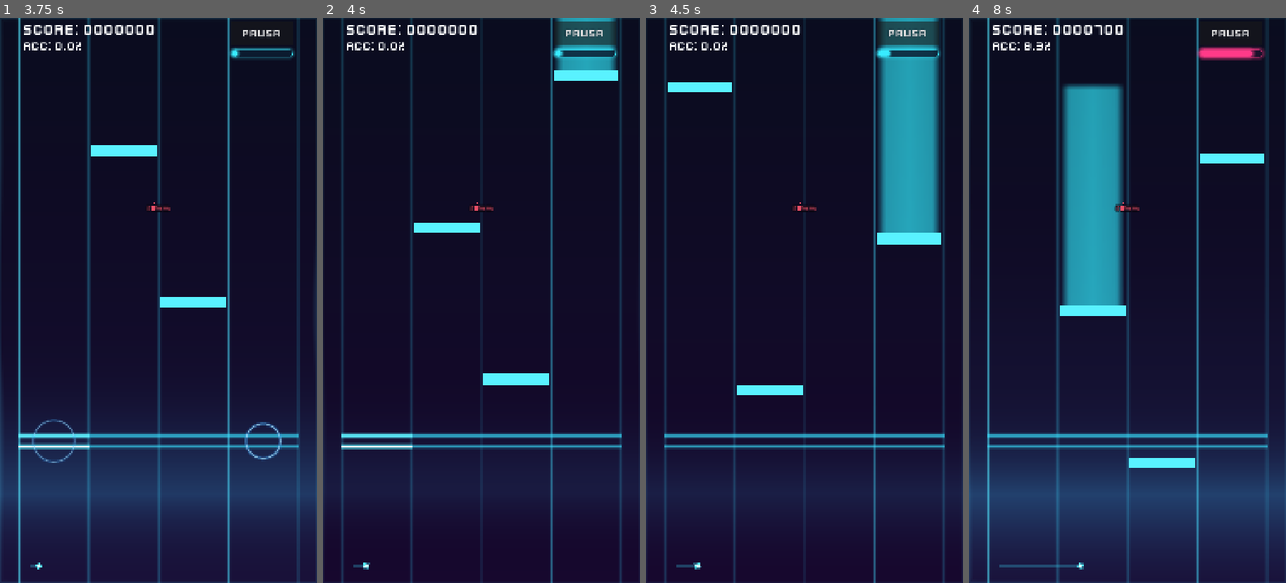
Above: before the commit, frames 1-4 (left to right).
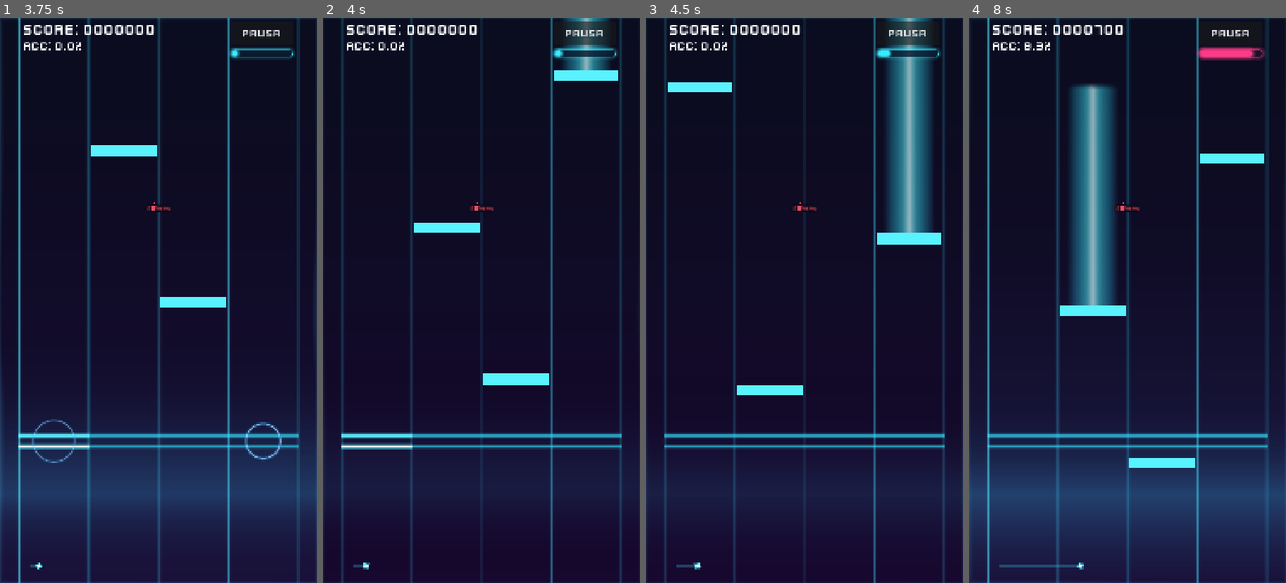
Above: after the commit, the same moments.

Repository: Carrillo524/FeelYourBeats
Game: Godot game, scene res://ui/game_session.tscn
Same seed, same stepped clock (60 frames per second), same inputs: the game is played once before the commit and once after it. This scene is started directly instead of the project's main scene.
Inputs (mouse positions are in pixels of both pictures, inside the frame that each line leads up to):
- Up to frame 1 (3.75 s): click "PAUSA" at 0.5 s; click "REINICIAR" at 1.25 s; tap Enter at 2 s; move the mouse to (228, 272) at 2.02 s; hold D 2.03-2.75 s; tap F at 2.1 s; click (228, 272) at 2.17 s; drag from (95, 328) to (142, 413) at 2.77 s; move the mouse to (190, 176) at 3.52 s; hold D from 3.53 s (still down); tap K at 3.6 s
- Up to frame 2 (4 s): keep holding D
- Up to frame 3 (4.5 s): release D at 4.25 s; drag from (788, 413) to (709, 215) at 4.27 s
- Up to frame 4 (8 s): move the mouse to (1222, 385) at 5.02 s; tap J at 5.1 s; drag from (1032, 215) to (1079, 159) at 5.77 s; move the mouse to (1143, 300) at 6.52 s; tap F at 6.6 s; click (1143, 300) at 6.67 s; drag from (1079, 159) to (1064, 328) at 7.27 s

Frame 1 is identical in both runs. In frame 2, 1.2% of the frame differs, in the area x 73-93%, y 0-10%; in frame 3, 6.7%; in frame 4, 7.6%, in the area x 29-49%, y 11-51%.

Commit message:
tune(vfx): add 3-tier whitish-core Hold ribbon that expands to full lane width when held

Diff:
--- a/gameplay/note_view.gd
+++ b/gameplay/note_view.gd
@@ -3,12 +3,12 @@
 
 const DEFAULT_HEAD_HEIGHT_PX: float = 36.0
 const HORIZONTAL_PADDING_PX: float = 8.0
-const HOLD_OUTER_BEAM_IDLE_RATIO: float = 0.86
-const HOLD_OUTER_BEAM_ACTIVE_RATIO: float = 0.90
-const HOLD_INNER_BEAM_IDLE_RATIO: float = 0.76
-const HOLD_INNER_BEAM_ACTIVE_RATIO: float = 0.76
-const HOLD_TOP_FADE_RATIO: float = 0.06
-const HOLD_TOP_FADE_MAX_PX: float = 24.0
+const HOLD_OUTER_BEAM_IDLE_RATIO: float = 0.74
+const HOLD_OUTER_BEAM_ACTIVE_RATIO: float = 1.0
+const HOLD_INNER_BEAM_IDLE_RATIO: float = 0.74
+const HOLD_INNER_BEAM_ACTIVE_RATIO: float = 1.0
+const HOLD_TOP_FADE_PX: float = 22.0
+const HOLD_TOP_SOFT_TAPER: float = 0.88
 const HOLD_PULSE_FREQ_RAD: float = 18.0
 
 const MOTION_FEATHER_MIN_MULTIPLIER: int = 3
@@ -25,6 +25,8 @@
 const HEAD_IDLE_COLOR: Color = Color(0.35, 0.95, 1.0, 1.0)
 const HEAD_HOLD_ACTIVE_COLOR: Color = Color(0.45, 1.0, 0.94, 1.0)
 
+static var _shared_hold_idle_texture: GradientTexture2D = null
+static var _shared_hold_active_texture: GradientTexture2D = null
 static var _shared_hold_beam_texture: GradientTexture2D = null
 static var _shared_hold_tail_cap_texture: GradientTexture2D = null
 
@@ -70,33 +72,24 @@
 func _draw() -> void:
 	if not _is_hold_visible or _current_tail_height_px <= 0.5:
 		return
-	if _shared_hold_beam_texture == null:
+	var active_tex: GradientTexture2D = _shared_hold_active_texture if _is_hold_active else _shared_hold_idle_texture
+	if active_tex == null:
 		return
 
 	var cx: float = lane_width * 0.5
 	var tail_h: float = _current_tail_height_px
-	var top_fade_h: float = minf(HOLD_TOP_FADE_MAX_PX, maxf(3.0, tail_h * HOLD_TOP_FADE_RATIO))
+	var top_fade_h: float = minf(HOLD_TOP_FADE_PX, tail_h * 0.45)
 	var fade_end_y: float = minf(0.0, -(tail_h - top_fade_h))
 	var tail_top_y: float = -tail_h
 	var pulse: float = _hold_pulse_phase if _is_hold_active else 0.0
 
-	var head_w: float = _compute_note_head_width()
-	var ribbon_w: float = head_w
+	# Idle: narrower (~74% of lane_width, centered) with softer 3-tier glow.
+	# Holding: expands cleanly to 100% of lane_width ([0.0, lane_width]) with radiant white-cyan core.
+	var ribbon_w: float = lane_width if _is_hold_active else (lane_width * HOLD_INNER_BEAM_IDLE_RATIO)
 	var ribbon_hw: float = ribbon_w * 0.5
-
-	var outer_w: float = minf(lane_width - 4.0, maxf(ribbon_w, lane_width * (HOLD_OUTER_BEAM_ACTIVE_RATIO if _is_hold_active else HOLD_OUTER_BEAM_IDLE_RATIO)))
-	var outer_hw: float = outer_w * 0.5
-	var outer_col: Color = HOLD_OUTER_ACTIVE_COLOR if _is_hold_active else HOLD_OUTER_IDLE_COLOR
-	var outer_alpha: float = clampf(outer_col.a + (pulse * 0.08), 0.0, 0.48)
-
-	var inner_col: Color = HOLD_INNER_ACTIVE_COLOR if _is_hold_active else HOLD_INNER_IDLE_COLOR
-	var inner_alpha: float = clampf(inner_col.a + (pulse * 0.12), 0.0, 0.88)
-
-	# 1. Soft diffused outer neon veil (flat-topped rectangular ribbon, never touches lane dividers)
-	_draw_diffused_beam_body(cx, outer_hw, fade_end_y, tail_top_y, outer_col, outer_alpha)
-
-	# 2. Wide luminous flat-topped ribbon matching exact note head width (broad plateau horizontal gradient)
-	_draw_diffused_beam_body(cx, ribbon_hw, fade_end_y, tail_top_y, inner_col, inner_alpha)
+	var alpha_mod: float = clampf(0.92 + (pulse * 0.08), 0.92, 1.0) if _is_hold_active else 1.0
+
+	_draw_diffused_beam_body(cx, ribbon_hw, fade_end_y, tail_top_y, active_tex, alpha_mod)
 
 
 func _draw_diffused_beam_body(
@@ -104,14 +97,14 @@
 	p_hw: float,
 	p_fade_end_y: float,
 	p_tail_top_y: float,
-	p_color: Color,
-	p_alpha: float
+	p_texture: GradientTexture2D,
+	p_alpha_mod: float
 ) -> void:
-	var c_bottom: Color = Color(p_color.r, p_color.g, p_color.b, p_alpha)
-	var c_upper_body: Color = Color(p_color.r, p_color.g, p_color.b, p_alpha * 0.95)
-	var c_zero: Color = Color(p_color.r, p_color.g, p_color.b, 0.0)
-
-	# Main continuous rectangular ribbon body (from y = 0 up to p_fade_end_y, alpha 1.0 -> 0.95)
+	var c_bottom: Color = Color(1.0, 1.0, 1.0, p_alpha_mod)
+	var c_upper_body: Color = Color(1.0, 1.0, 1.0, p_alpha_mod * 0.96)
+	var c_zero: Color = Color(1.0, 1.0, 1.0, 0.0)
+
+	# Main continuous 3-tier diffused ribbon body (y = 0 up to p_fade_end_y, zero hard steps)
 	if p_fade_end_y < -0.25:
 		_quad_pts_buf[0] = Vector2(p_cx - p_hw, p_fade_end_y)
 		_quad_pts_buf[1] = Vector2(p_cx + p_hw, p_fade_end_y)
@@ -121,19 +114,20 @@
 		_quad_cols_buf[1] = c_upper_body
 		_quad_cols_buf[2] = c_bottom
 		_quad_cols_buf[3] = c_bottom
-		draw_polygon(_quad_pts_buf, _quad_cols_buf, _quad_uvs_buf, _shared_hold_beam_texture)
-
-	# Short flat-topped vertical fade at the top edge (0.00 -> alpha 0.0, 0.06 -> alpha 0.95, square width)
+		draw_polygon(_quad_pts_buf, _quad_cols_buf, _quad_uvs_buf, p_texture)
+
+	# Gradual softened top fade (~22 px) with subtle organic taper
 	if p_tail_top_y < p_fade_end_y - 0.15:
-		_quad_pts_buf[0] = Vector2(p_cx - p_hw, p_tail_top_y)
-		_quad_pts_buf[1] = Vector2(p_cx + p_hw, p_tail_top_y)
+		var top_hw: float = p_hw * HOLD_TOP_SOFT_TAPER
+		_quad_pts_buf[0] = Vector2(p_cx - top_hw, p_tail_top_y)
+		_quad_pts_buf[1] = Vector2(p_cx + top_hw, p_tail_top_y)
 		_quad_pts_buf[2] = Vector2(p_cx + p_hw, p_fade_end_y)
 		_quad_pts_buf[3] = Vector2(p_cx - p_hw, p_fade_end_y)
 		_quad_cols_buf[0] = c_zero
 		_quad_cols_buf[1] = c_zero
 		_quad_cols_buf[2] = c_upper_body
 		_quad_cols_buf[3] = c_upper_body
-		draw_polygon(_quad_pts_buf, _quad_cols_buf, _quad_uvs_buf, _shared_hold_beam_texture)
+		draw_polygon(_quad_pts_buf, _quad_cols_buf, _quad_uvs_buf, p_texture)
 
 
 func setup(
@@ -247,7 +241,15 @@
 
 
 func get_hold_beam_texture() -> GradientTexture2D:
-	return _shared_hold_beam_texture
+	return _shared_hold_active_texture if _is_hold_active else _shared_hold_idle_texture
+
+
+func get_hold_idle_texture() -> GradientTexture2D:
+	return _shared_hold_idle_texture
+
+
+func get_hold_active_texture() -> GradientTexture2D:
+	return _shared_hold_active_texture
 
 
 func get_hold_tail_cap_texture() -> GradientTexture2D:
@@ -268,26 +270,52 @@
 
 
 static func _ensure_shared_textures() -> void:
-	if _shared_hold_beam_texture == null:
-		# Broad horizontal plateau gradient (soft lateral blur without hard edges)
-		var beam_grad: Gradient = Gradient.new()
-		beam_grad.offsets = PackedFloat32Array([0.0, 0.14, 0.50, 0.86, 1.0])
-		beam_grad.colors = PackedColorArray([
-			Color(1.0, 1.0, 1.0, 0.0),
-			Color(1.0, 1.0, 1.0, 0.88),
-			Color(1.0, 1.0, 1.0, 1.0),
-			Color(1.0, 1.0, 1.0, 0.88),
-			Color(1.0, 1.0, 1.0, 0.0),
+	if _shared_hold_idle_texture == null:
+		# 3-tier smooth horizontal gradient (idle: softer translucent cyan halo -> dim neon cyan -> soft white-cyan core)
+		var idle_grad: Gradient = Gradient.new()
+		idle_grad.offsets = PackedFloat32Array([0.0, 0.16, 0.36, 0.50, 0.64, 0.84, 1.0])
+		idle_grad.colors = PackedColorArray([
+			Color(0.16, 0.82, 0.96, 0.0),
+			Color(0.16, 0.82, 0.96, 0.28),
+			Color(0.26, 0.92, 0.98, 0.50),
+			Color(0.80, 0.98, 1.0, 0.72),
+			Color(0.26, 0.92, 0.98, 0.50),
+			Color(0.16, 0.82, 0.96, 0.28),
+			Color(0.16, 0.82, 0.96, 0.0),
 		])
-		var beam_tex: GradientTexture2D = GradientTexture2D.new()
-		beam_tex.gradient = beam_grad
-		beam_tex.fill = GradientTexture2D.FILL_LINEAR
-		beam_tex.fill_from = Vector2(0.0, 0.5)
-		beam_tex.fill_to = Vector2(1.0, 0.5)
-		beam_tex.width = 128
-		beam_tex.height = 8
-		beam_tex.use_hdr = false
-		_shared_hold_beam_texture = beam_tex
+		var idle_tex: GradientTexture2D = GradientTexture2D.new()
+		idle_tex.gradient = idle_grad
+		idle_tex.fill = GradientTexture2D.FILL_LINEAR
+		idle_tex.fill_from = Vector2(0.0, 0.5)
+		idle_tex.fill_to = Vector2(1.0, 0.5)
+		idle_tex.width = 128
+		idle_tex.height = 8
+		idle_tex.use_hdr = false
+		_shared_hold_idle_texture = idle_tex
+		_shared_hold_beam_texture = idle_tex
+
+	if _shared_hold_active_texture == null:
+		# 3-tier smooth horizontal gradient (holding: bright neon cyan -> electric cyan -> radiant white-cyan core)
+		var active_grad: Gradient = Gradient.new()
+		active_grad.offsets = PackedFloat32Array([0.0, 0.08, 0.32, 0.50, 0.68, 0.92, 1.0])
+		active_grad.colors = PackedColorArray([
+			Color(0.18, 0.90, 1.0, 0.0),
+			Color(0.18, 0.90, 1.0, 0.72),
+			Color(0.32, 0.96, 1.0, 0.92),
+			Color(0.94, 1.0, 1.0, 1.0),
+			Color(0.32, 0.96, 1.0, 0.92),
+			Color(0.18, 0.90, 1.0, 0.72),
+			Color(0.18, 0.90, 1.0, 0.0),
+		])
+		var active_tex: GradientTexture2D = GradientTexture2D.new()
+		active_tex.gradient = active_grad
+		active_tex.fill = GradientTexture2D.FILL_LINEAR
+		active_tex.fill_from = Vector2(0.0, 0.5)
+		active_tex.fill_to = Vector2(1.0, 0.5)
+		active_tex.width = 128
+		active_tex.height = 8
+		active_tex.use_hdr = false
+		_shared_hold_active_texture = active_tex
 
 	if _shared_hold_tail_cap_texture == null:
 		var cap_grad: Gradient = Gradient.new()
@@ -385,12 +413,7 @@
 	_is_hold_active = p_is_holding and _is_hold_visible
 	_hold_pulse_phase = clampf(p_pulse_phase, 0.0, 1.0)
 
-	var head_w: float = _compute_note_head_width()
-	var outer_ratio: float = (
-		HOLD_OUTER_BEAM_ACTIVE_RATIO
-		if _is_hold_active
-		else HOLD_OUTER_BEAM_IDLE_RATIO
-	)
-	_current_inner_beam_width_px = head_w
-	_current_outer_glow_width_px = minf(lane_width - 4.0, maxf(head_w, lane_width * outer_ratio))
+	var ribbon_w: float = lane_width if _is_hold_active else (lane_width * HOLD_INNER_BEAM_IDLE_RATIO)
+	_current_inner_beam_width_px = ribbon_w
+	_current_outer_glow_width_px = ribbon_w
 	queue_redraw()
